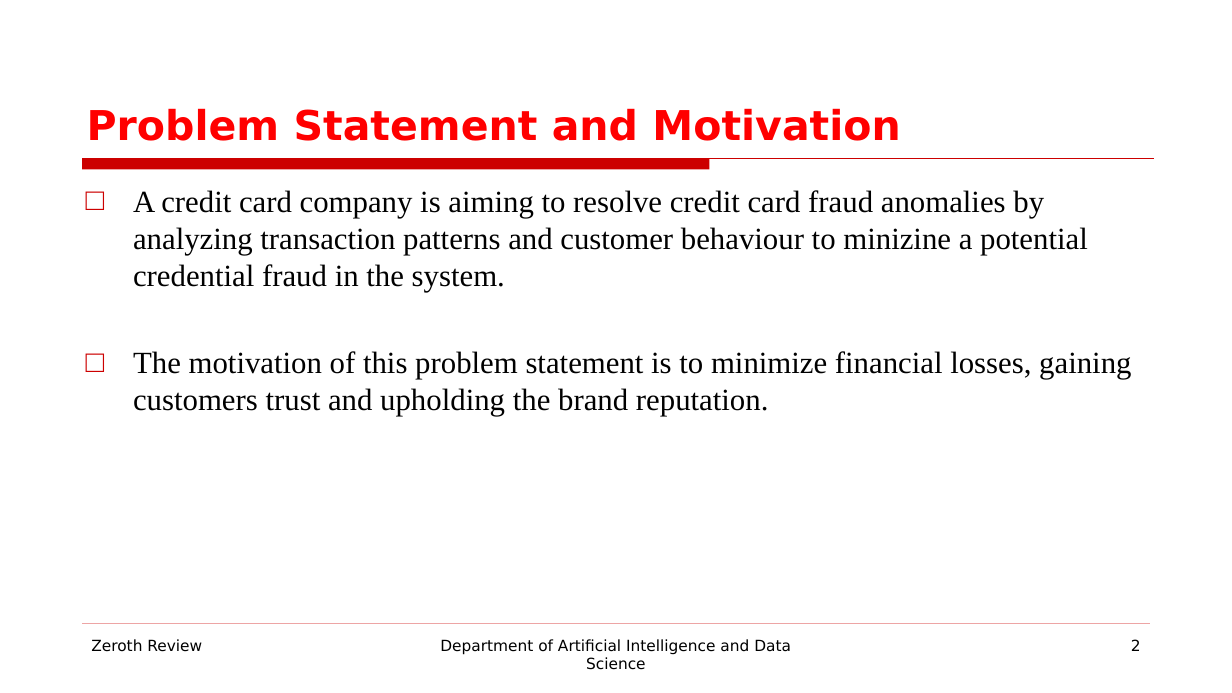
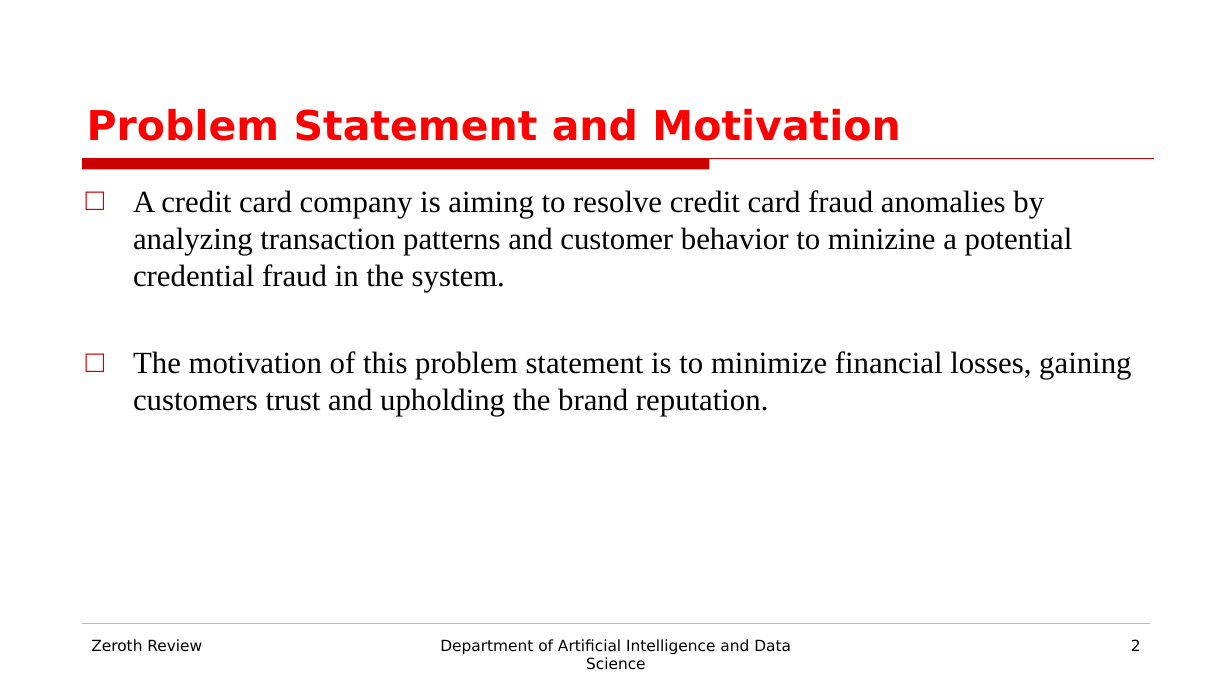
Before and after one commit to faleel03/Mini-Project-on-Data-Science, a slide deck: slide 2 of PPT/Final_Review_ppt.pptx. Drawn at 1232x693 pixels with LibreOffice and Linux fonts; fonts in the diff are those of the drawing; background and template pictures are left out. Boxes give left, top, right and bottom in pixels: in the first picture for what was removed or moved away, otherwise in the second. Text is boxed around its words. In the diff, an @@ line names an element or a change of style, - is before the commit and + after.

```diff
--- a/PPT/Final_Review_ppt.pptx
+++ b/PPT/Final_Review_ppt.pptx
@@ text at (x1=133, y1=190, x2=1073, y2=292): text changed @@
-□ A credit card company is aiming to resolve credit card fraud anomalies by analyzing transaction patterns and customer behaviour to minizine a potential credential fraud in the system.
+□ A credit card company is aiming to resolve credit card fraud anomalies by analyzing transaction patterns and customer behavior to minizine a potential credential fraud in the system.
```
Also in this commit, not shown: 1 other slide changed, 1 other file.
